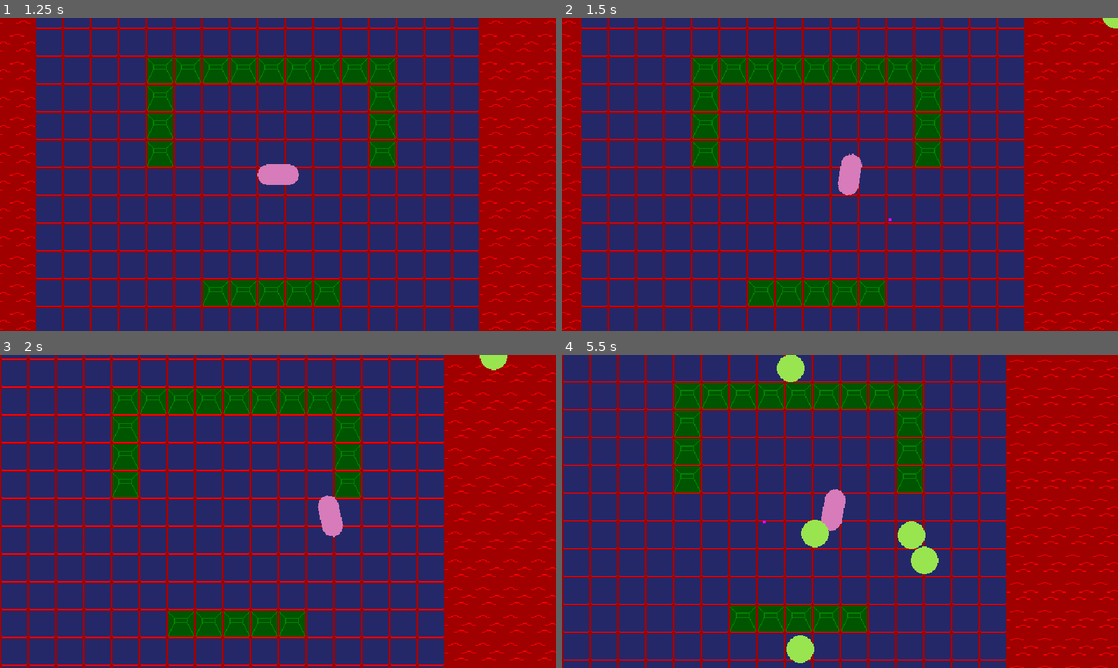
Above: before the commit, frames 1-4 (two rows, left to right).
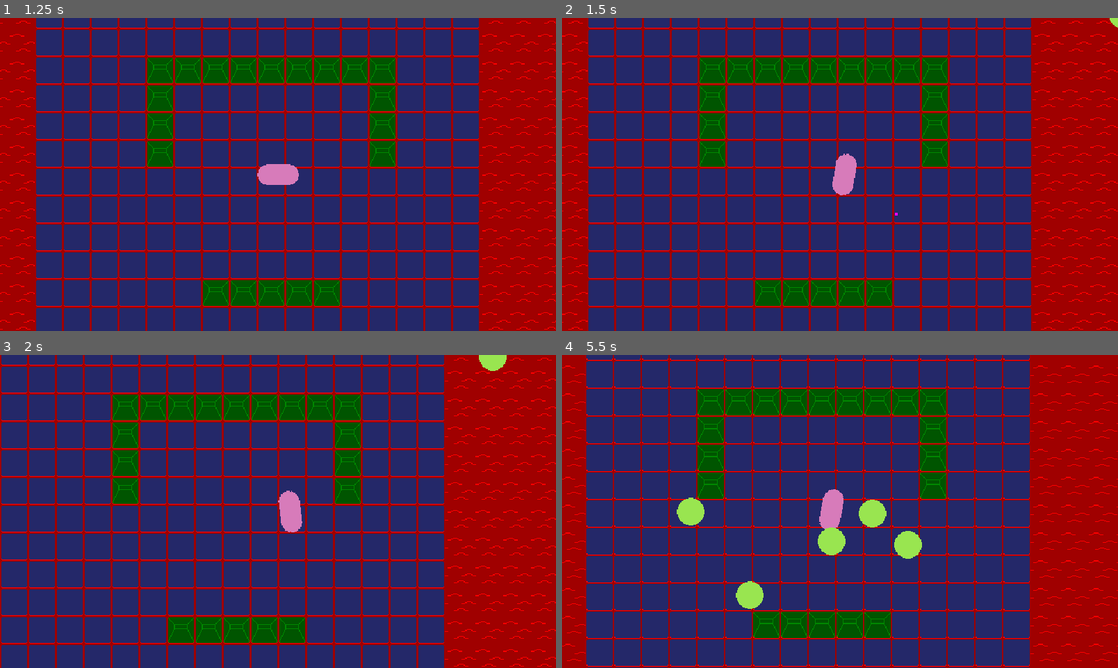
Above: after the commit, the same moments.

Repository: Burger-Bois/LD54-Godot-Team
Game: Godot game, scene res://scenes/main.tscn
Same seed, same stepped clock (60 frames per second), same inputs: the game is played once before the commit and once after it.
Inputs (mouse positions are in pixels of both pictures, inside the frame that each line leads up to):
- Up to frame 1 (1.25 s): click "Start" at 0.5 s
- Up to frame 2 (1.5 s): tap Enter at 1.25 s; move the mouse to (962, 158) at 1.27 s; hold D (right) from 1.28 s (still down); hold Right mouse button (aim, bound only after the commit) from 1.28 s (still down); click (962, 158) at 1.35 s
- Up to frame 3 (2 s): keep holding D (right); keep holding Right mouse button (aim, bound only after the commit)
- Up to frame 4 (5.5 s): move the mouse to (728, 527) at 2.02 s; release D (right) at 2.03 s; release Right mouse button (aim, bound only after the commit) at 2.03 s; hold S (down) 2.03-2.78 s; right-click (728, 527) at 2.1 s; click (728, 527) at 2.3 s; move the mouse to (895, 442) at 2.77 s; hold D (right) 2.78-3.53 s; hold Right mouse button (aim, bound only after the commit) 2.78-3.53 s; click (895, 442) at 2.85 s; move the mouse to (812, 574) at 3.52 s; hold W (up) 3.53-4.28 s; right-click (812, 574) at 3.6 s; click (812, 574) at 3.8 s; move the mouse to (1006, 558) at 4.27 s; hold Right mouse button (aim, bound only after the commit) 4.28-5.03 s; hold A (left) from 4.28 s (still down); click (1006, 558) at 4.35 s; move the mouse to (673, 464) at 5.02 s; right-click (673, 464) at 5.1 s; click (673, 464) at 5.3 s

Frame 1 is identical in both runs. In frame 2, 18% of the frame differs, in the area x 0-100%, y 0-100%; in frame 3, 17%; in frame 4, 35%.

Commit message:
first pass of adding aiming mechanic

Diff:
--- a/project.godot
+++ b/project.godot
@@ -94,6 +94,11 @@
 "events": [Object(InputEventMouseButton,"resource_local_to_scene":false,"resource_name":"","device":-1,"window_id":0,"a …(256 unchanged characters)…
 ]
 }
+aim={
+"deadzone": 0.5,
+"events": [Object(InputEventMouseButton,"resource_local_to_scene":false,"resource_name":"","device":-1,"window_id":0,"alt_pressed":false,"shift_pressed":false,"ctrl_pressed":false,"meta_pressed":false,"button_mask":2,"position":Vector2(104, 19),"global_position":Vector2(108, 62),"factor":1.0,"button_index":2,"canceled":false,"pressed":true,"double_click":false,"script":null)
+]
+}
 
 [layer_names]
 
--- a/scenes/level.tscn
+++ b/scenes/level.tscn
@@ -77,9 +77,6 @@
 position = Vector2(408, 360)
 collision_layer = 1
 collision_mask = 6
-_max_move_speed = 150.0
-_max_health = 100
-_max_rotation_speed = 7
 
 [node name="Camera2D" type="Camera2D" parent="Player"]
 limit_left = 0
--- a/scripts/player.gd
+++ b/scripts/player.gd
@@ -12,7 +12,8 @@
 # Get the gravity from the project settings to be synced with RigidBody nodes.
 #var gravity = ProjectSettings.get_setting("physics/2d/default_gravity")
 var move_speed: float = 0
-var move_speed_modifier: float = 1
+var cripple_speed_modifier: float = 1
+var aim_speed_modifier: float = 1
 var health = _max_health
 var is_aiming := false
 
@@ -31,9 +32,10 @@
 	move_and_slide()
 
 func _process(delta):
-	set_move_speed_based_on_health()
+	handle_player_rotation(delta)
+	try_aim()
 	try_fire()
-	handle_player_rotation(delta)
+	modify_move_speed()
 
 func handle_player_rotation(delta):
 	##self.look_at(mouse_position) # bad, non-phsysics based rotation
@@ -42,32 +44,33 @@
 	# var rotation_speed = length of tangent of player's aim vector to the mouse %
 	rotation += rotation_direction * _max_rotation_speed * delta
 
-func set_move_speed_based_on_health():
-	move_speed_modifier = health / _max_health
+func modify_move_speed():
+	cripple_speed_modifier = health / _max_health
 
-	if move_speed_modifier < 0.5 :
-		move_speed_modifier = 0.5
-	move_speed_modifier = clamp(move_speed_modifier, 0.5, 1)
-	move_speed = _max_move_speed * move_speed_modifier
+	if cripple_speed_modifier < 0.5 :
+		cripple_speed_modifier = 0.5
+	cripple_speed_modifier = clamp(cripple_speed_modifier, 0.5, 1)
 
-func toggle_aim():
-	# unholtser gun + aim in one action
-	if is_aiming :
-		is_aiming= false
-	is_aiming = true
+	move_speed = _max_move_speed * cripple_speed_modifier * aim_speed_modifier
 
 func try_fire():
 	if Input.is_action_just_pressed("fire"):
-		var b := bullet_scene.instantiate() as Bullet
-		b.direction = Vector2.RIGHT.rotated(rotation)
-		b.global_position = muzzle.global_position
-		add_sibling(b)
+		if is_aiming :
+			var b := bullet_scene.instantiate() as Bullet
+			b.direction = Vector2.RIGHT.rotated(rotation)
+			b.global_position = muzzle.global_position
+			add_sibling(b)
+		else :
+			pass # TODO implement pushing, picking up?
 
-	# if aiming
-		# fire gun
-	# else
-		# push action
-		# grab
+func try_aim():
+	# unholtser gun + aim in one action
+	if Input.is_action_pressed("aim"):
+		is_aiming = true
+		aim_speed_modifier = 0.5
+	else :
+		is_aiming = false
+		aim_speed_modifier = 1
 
 #func push():
 	# push enemies back,
